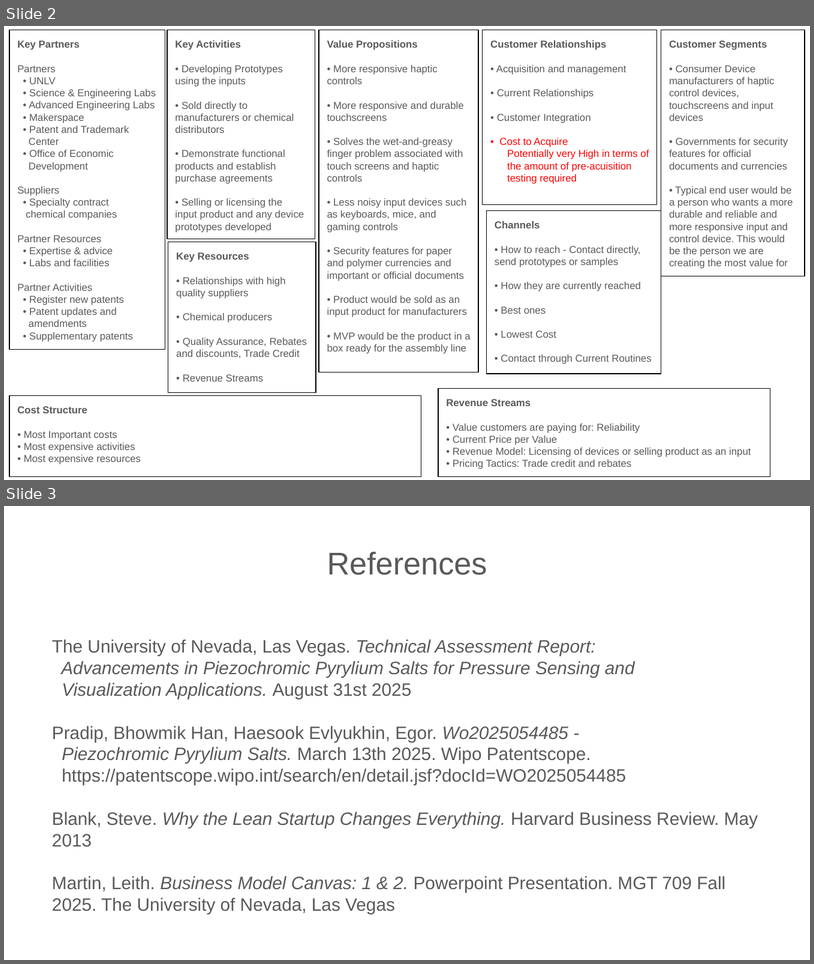
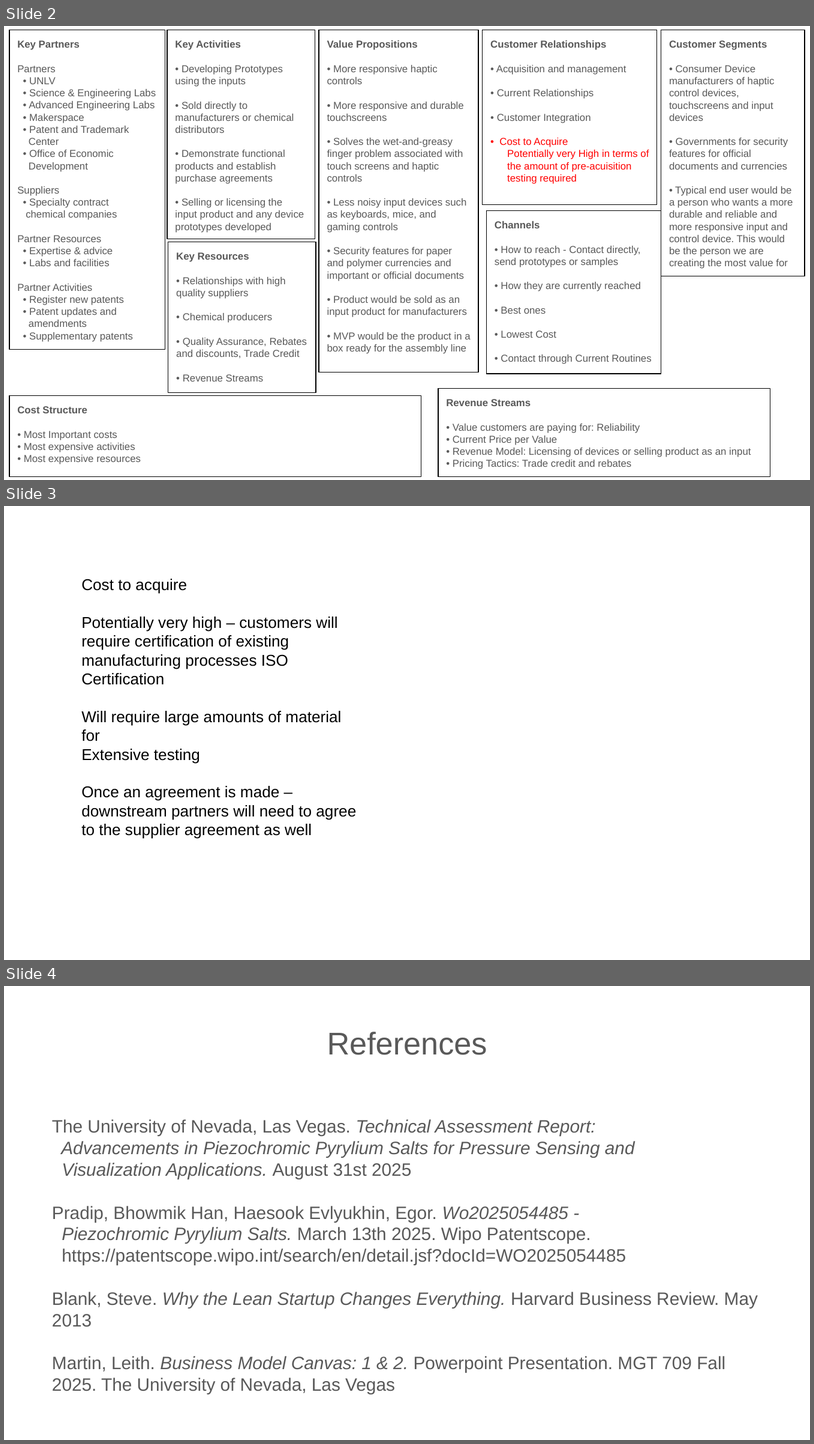
Before and after one commit to kennethlarotyamat/kennethlarotyamat.github.io, a slide deck: Updated - Business Model Canvas, MGT 709 Fall 2025, Kenneth Larot Yamat.pptx. Shown one above the other, each under a label of ours: slides 2 and 3 before the commit, slides 2, 3 and 4 after it. The pictures are 814x964 and 814x1444 pixels, drawn with LibreOffice and Linux fonts; fonts in the diff are those of the drawing. Boxes give left, top, right and bottom in pixels: in the first picture for what was removed or moved away, otherwise in the second. Text is boxed around its words. In the diff, an @@ line names an element or a change of style, - is before the commit and + after.

```diff
--- a/Updated - Business Model Canvas, MGT 709 Fall 2025, Kenneth Larot Yamat.pptx
+++ b/Updated - Business Model Canvas, MGT 709 Fall 2025, Kenneth Larot Yamat.pptx
@@ slide 3 added at bbox=[4, 506, 810, 960], background #FFFFFF @@
@@ text added at bbox=[81, 579, 356, 838], 14 pt, text #000000 @@
+Cost to acquire
+Potentially very high – customers will require certification of existing manufacturing processes ISO Certification
+Will require large amounts of material for
+Extensive testing
+Once an agreement is made – downstream partners will need to agree to the supplier agreement as well
@@ what was slide 3 is now slide 4 @@
```
